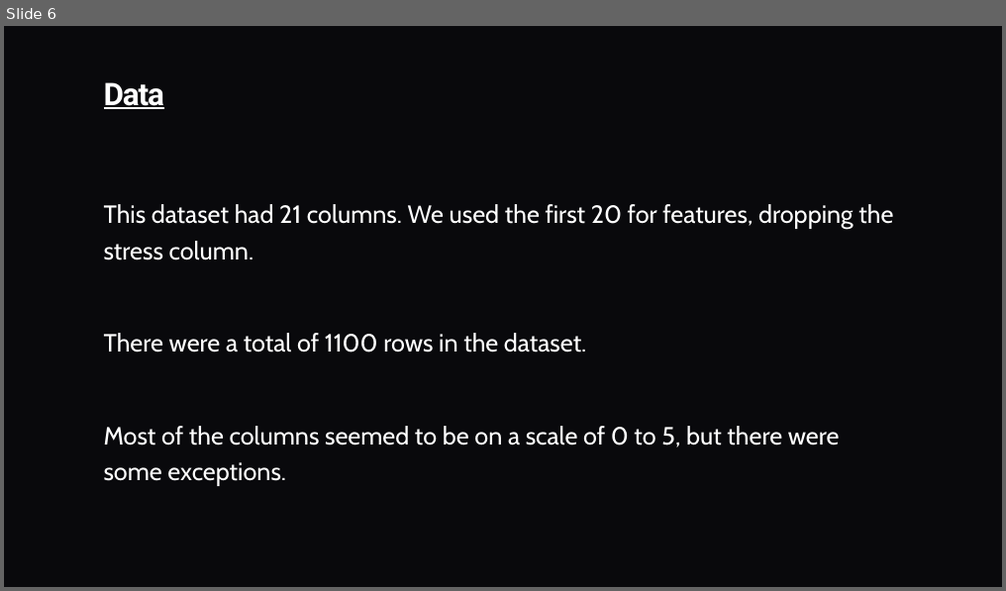
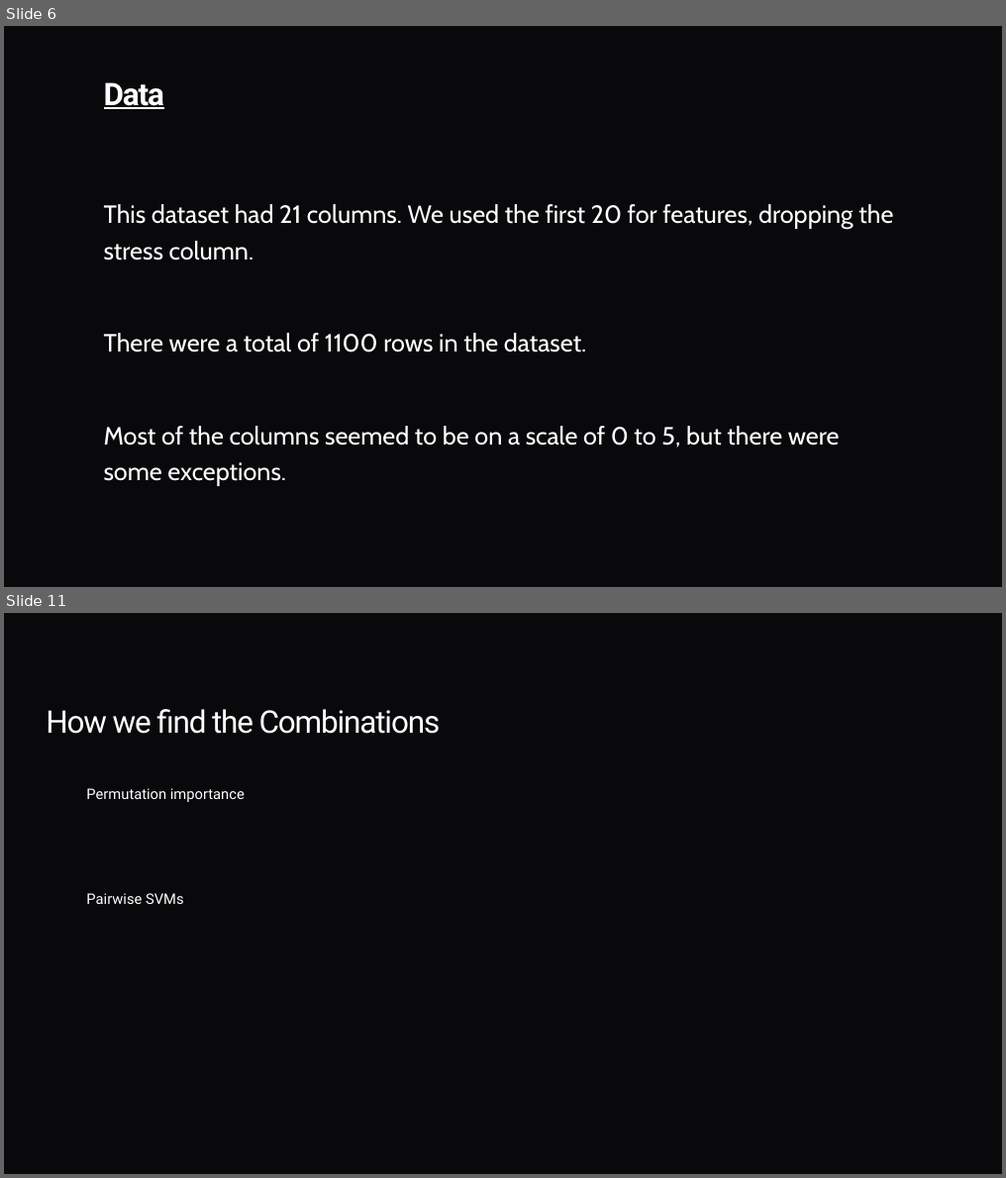
Before and after one commit to stran9682/capstone_571, a slide deck: Capstone_Team2.pptx. Shown one above the other, each under a label of ours: slide 6 before the commit, slides 6 and 11 after it; the slides between them are not shown. The pictures are 1006x591 and 1006x1178 pixels, drawn with LibreOffice and Linux fonts; fonts in the diff are those of the drawing. Boxes give left, top, right and bottom in pixels: in the first picture for what was removed or moved away, otherwise in the second. Text is boxed around its words. In the diff, an @@ line names an element or a change of style, - is before the commit and + after.

```diff
--- a/Capstone_Team2.pptx
+++ b/Capstone_Team2.pptx
@@ slide 11 added at bbox=[4, 613, 1002, 1174], background #09090C @@
@@ title added at bbox=[46, 709, 441, 734], 30 pt, text #FFFFFF @@
+How we find the Combinations
@@ text added at bbox=[86, 788, 245, 904], 14 pt, text #FFFFFF @@
+Permutation importance
+Pairwise SVMs
```
Also in this commit, not shown: 4 other slides added, 9 other files.
